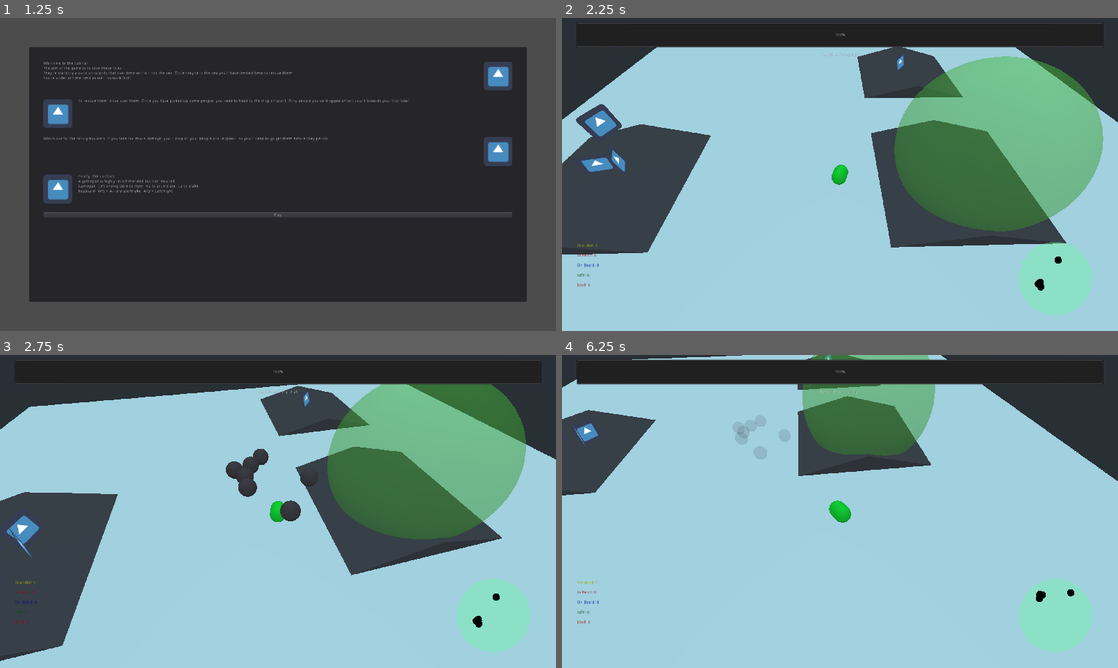
Above: before the commit, frames 1-4 (two rows, left to right).
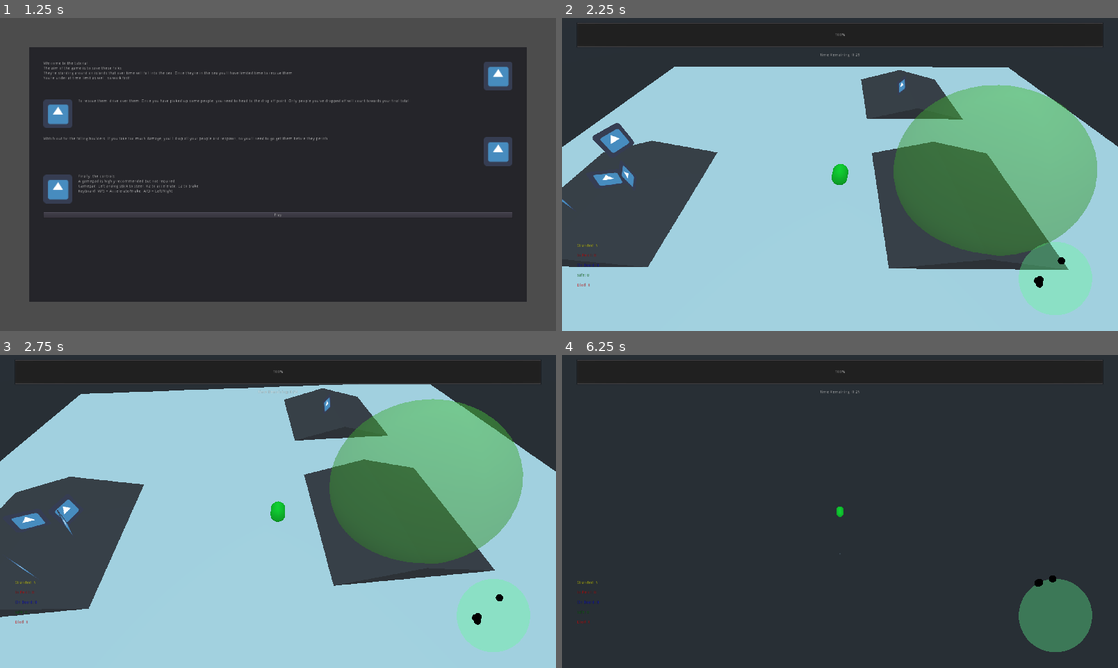
Above: after the commit, the same moments.

Repository: anthonyfinch/ld49
Game: Godot game, scene res://Main.tscn
Two runs of this game, one before a commit and one after it. Both use one fixed random seed, a clock stepped at 60 frames per second and the inputs below. The engine's default icon, where the game draws it, is replaced by a stand-in: a white triangle on a blue panel in a dark square.
Inputs:
- Up to frame 1 (1.25 s): click "Start" at 0.5 s
- Up to frame 2 (2.25 s): click "Play" at 1.25 s; hold D (steer_right) from 2.03 s (still down); hold Space (jump, bound only after the commit) from 2.03 s (still down)
- Up to frame 3 (2.75 s): keep holding D (steer_right); keep holding Space (jump, bound only after the commit)
- Up to frame 4 (6.25 s): release D (steer_right) at 2.78 s; release Space (jump, bound only after the commit) at 2.78 s; hold S (brake) 2.78-3.53 s; tap Space (jump, bound only after the commit) at 2.85, 3.02, 3.32, 4.35, 4.52, 4.82, 5.85, 6.02 s; hold D (steer_right) 3.53-4.28 s; hold Space (jump, bound only after the commit) 3.53-4.28 s; hold W (accelerate) 4.28-5.03 s; hold Space (jump, bound only after the commit) 5.03-5.78 s; hold A (steer_left) from 5.03 s (still down)

Frame 1 is identical in both runs. In frame 2, 21% of the frame differs, in the area x 0-100%, y 9-93%; in frame 3, 16%; in frame 4, 83%, in the area x 0-100%, y 0-100%.

Commit message:
workable jump powers

Diff:
--- a/project.godot
+++ b/project.godot
@@ -57,6 +57,12 @@
 , Object(InputEventJoypadMotion,"resource_local_to_scene":false,"resource_name":"","device":0,"axis":0,"axis_value":1.0,"script":null)
  ]
 }
+jump={
+"deadzone": 0.5,
+"events": [ Object(InputEventKey,"resource_local_to_scene":false,"resource_name":"","device":0,"alt":false,"shift":false,"control":false,"meta":false,"command":false,"pressed":false,"scancode":32,"unicode":0,"echo":false,"script":null)
+, Object(InputEventJoypadButton,"resource_local_to_scene":false,"resource_name":"","device":0,"button_index":0,"pressure":0.0,"pressed":false,"script":null)
+ ]
+}
 
 [rendering]
 
--- a/src/levels/Level1.tscn
+++ b/src/levels/Level1.tscn
@@ -143,6 +143,7 @@
 [node name="Rocks" type="Spatial" parent="CenterContainer/TextureRect/Viewport/Level1"]
 transform = Transform( 1, 0, 0, 0, 1, 0, 0, 0, 1, 0, 13, 0 )
 script = ExtResource( 16 )
+active = false
 
 [node name="Radar" type="Control" parent="."]
 anchor_left = 1.0
--- a/src/rocks/Rocks.gd
+++ b/src/rocks/Rocks.gd
@@ -1,6 +1,7 @@
 extends Spatial
 
 
+export (bool) var active = true
 export (float) var start_timeout = 5.0
 export (float) var end_timeout = 1.0
 
@@ -29,8 +30,9 @@
 func _trigger_rockstorm():
 	_timer.wait_time = _timeout
 	_timer.start()
-	var storm = _rock_storm.instance()
-	add_child(storm)
-	storm.transform.origin.y = transform.origin.y
-	storm.transform.origin.x = _state.player.body.transform.origin.x
-	storm.transform.origin.z = _state.player.body.transform.origin.z
+	if active:
+		var storm = _rock_storm.instance()
+		add_child(storm)
+		storm.transform.origin.y = transform.origin.y
+		storm.transform.origin.x = _state.player.body.transform.origin.x
+		storm.transform.origin.z = _state.player.body.transform.origin.z
--- a/src/supervehicle/SuperVehicle.gd
+++ b/src/supervehicle/SuperVehicle.gd
@@ -5,6 +5,7 @@
 onready var mesh = $Mesh
 onready var ray = $Mesh/RayCast
 
+var jump_force = 15
 var acceleration = 50
 var steering = 21.0
 var turn_speed = 5
@@ -17,6 +18,8 @@
 var _paused = false
 var _death_timer
 var _original_pos
+var _should_jump = false
+var _jumped = false
 
 
 func _ready():
@@ -66,10 +69,20 @@
 		mesh.transform.origin = body.transform.origin
 		body.add_central_force(-mesh.global_transform.basis.z * speed_input)
 
+		if _should_jump and not _jumped:
+			_jumped = true
+			_should_jump = false
+			body.apply_central_impulse(mesh.global_transform.basis.y * jump_force)
+
 
 func _process(delta):
 	if not ray.is_colliding() or _paused:
 		return
+
+	if not _jumped and Input.is_action_pressed("jump"):
+		_should_jump = true
+	elif _jumped:
+		_jumped = false
 
 	speed_input = 0
 	speed_input += Input.get_action_strength("accelerate")
Not shown: 3 places in src/levels/Level1.tscn that only renumber resources
